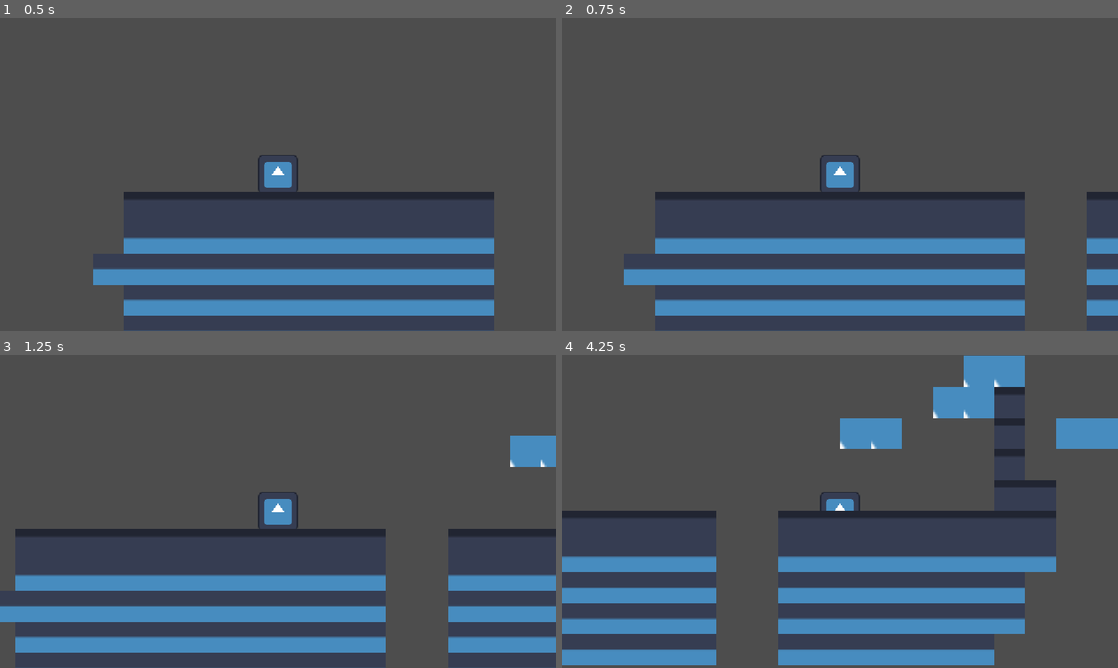
Above: before the commit, frames 1-4 (two rows, left to right).
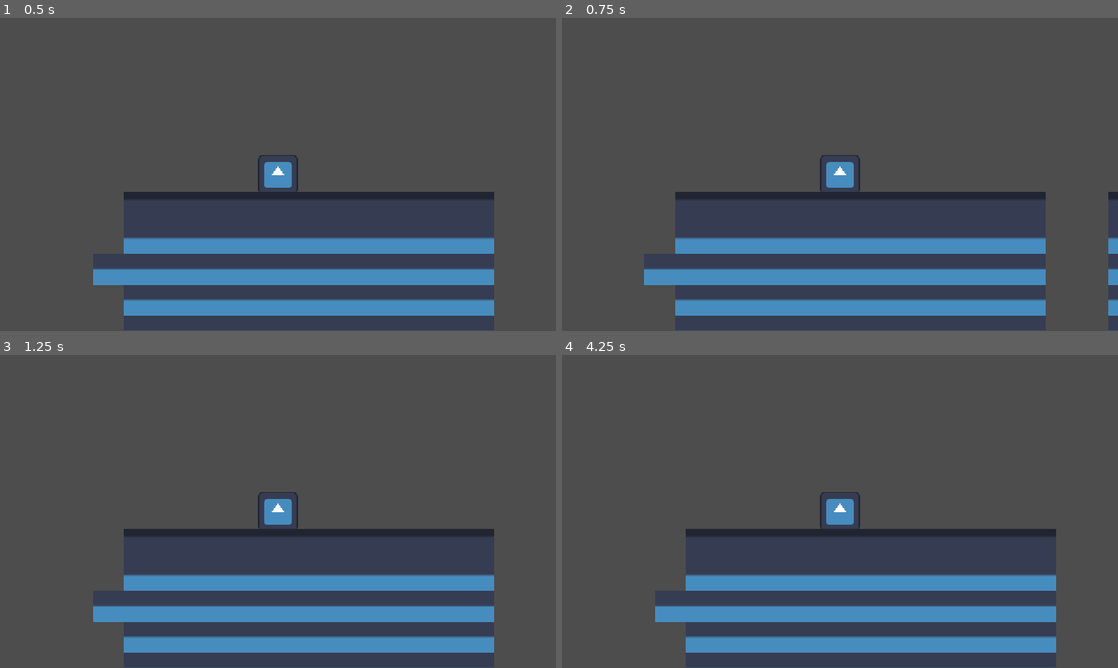
Above: after the commit, the same moments.

Repository: cibaer1/EnchantedJam
Game: Godot game, scene res://world.tscn
The game is run twice, just before and just after one commit, with the same random seed, the same clock (stepped at 60 frames per second) and the same inputs. The engine's default icon, where the game draws it, is replaced by a stand-in: a white triangle on a blue panel in a dark square.
Inputs:
- Up to frame 1 (0.5 s): no input
- Up to frame 2 (0.75 s): tap Enter at 0.5 s; hold Right (ui_right) from 0.53 s (still down); tap D (MoveE, bound only after the commit) at 0.6 s
- Up to frame 3 (1.25 s): keep holding Right (ui_right); tap W (Jump) at 0.77 s; tap A (MoveW, bound only after the commit) at 0.8 s
- Up to frame 4 (4.25 s): tap A (MoveW, bound only after the commit) at 1.35, 2.3, 2.85, 3.8 s; tap W (Jump) at 1.52, 3.02, 3.77 s; tap D (MoveE, bound only after the commit) at 1.55, 2.1, 3.05, 3.6 s; release Right (ui_right) at 2.03 s; hold Left (ui_left) 2.03-2.78 s; hold Right (ui_right) from 2.78 s (still down)

Frame 1 is identical in both runs. In frame 2, 2.1% of the frame differs, in the area x 11-99%, y 55-100%; in frame 3, 8.3%; in frame 4, 31%, in the area x 0-100%, y 0-100%.

Commit message:
Changed Keys for playerController

Diff:
--- a/player_controller.gd
+++ b/player_controller.gd
@@ -16,7 +16,7 @@
 
 	# Get the input direction and handle the movement/deceleration.
 	# As good practice, you should replace UI actions with custom gameplay actions.
-	var direction := Input.get_axis("ui_left", "ui_right")
+	var direction := Input.get_axis("MoveW", "MoveE")
 	if direction:
 		velocity.x = direction * SPEED
 	else:
--- a/project.godot
+++ b/project.godot
@@ -28,6 +28,16 @@
 , Object(InputEventKey,"resource_local_to_scene":false,"resource_name":"","device":-1,"window_id":0,"alt_pressed":false …(182 unchanged characters)…
 ]
 }
+MoveE={
+"deadzone": 0.2,
+"events": [Object(InputEventKey,"resource_local_to_scene":false,"resource_name":"","device":-1,"window_id":0,"alt_pressed":false,"shift_pressed":false,"ctrl_pressed":false,"meta_pressed":false,"pressed":false,"keycode":0,"physical_keycode":68,"key_label":0,"unicode":100,"location":0,"echo":false,"script":null)
+]
+}
+MoveW={
+"deadzone": 0.2,
+"events": [Object(InputEventKey,"resource_local_to_scene":false,"resource_name":"","device":-1,"window_id":0,"alt_pressed":false,"shift_pressed":false,"ctrl_pressed":false,"meta_pressed":false,"pressed":false,"keycode":0,"physical_keycode":65,"key_label":0,"unicode":97,"location":0,"echo":false,"script":null)
+]
+}
 
 [physics]
 
